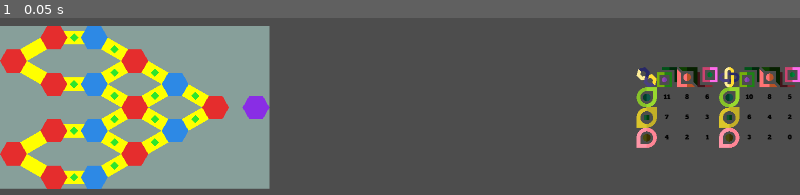
Above: before the commit, frame 1.
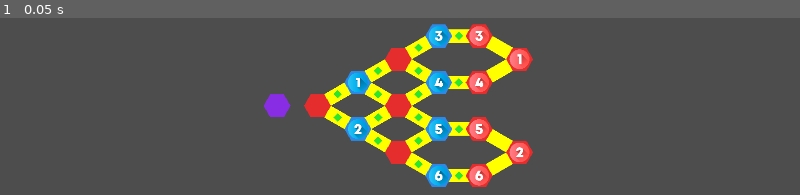
Above: after the commit, the same moment.

Repository: Pe3Hu/poro
Game: Godot game, scene res://scene/0/game.tscn
Two runs of this game, one before a commit and one after it. Both use one fixed random seed, a clock stepped at 60 frames per second and the inputs below.
Inputs:
- Up to frame 1 (0.05 s): no input

The runs differ from the first frame. In frame 1, 44% of the frame differs, in the area x 0-100%, y 3-97%.

Commit message:
version 0.002
1. Placement of Markers on the starting Spots is implemented.

Diff:
--- /dev/null
+++ b/asset/json/poro_spot.json
@@ -0,0 +1,206 @@
+[
+ {
+  "index": 0,
+  "grid x": 0,
+  "grid y": 3,
+  "left goal": 0
+ },
+ {
+  "index": 1,
+  "grid x": 2,
+  "grid y": 3,
+  "left attack": 0
+ },
+ {
+  "index": 2,
+  "grid x": 6,
+  "grid y": 1,
+  "left attack": 0
+ },
+ {
+  "index": 3,
+  "grid x": 6,
+  "grid y": 3,
+  "left attack": 0
+ },
+ {
+  "index": 4,
+  "grid x": 6,
+  "grid y": 5,
+  "left attack": 0
+ },
+ {
+  "index": 5,
+  "grid x": 10,
+  "grid y": 0,
+  "left attack": 3
+ },
+ {
+  "index": 6,
+  "grid x": 10,
+  "grid y": 2,
+  "left attack": 4
+ },
+ {
+  "index": 7,
+  "grid x": 10,
+  "grid y": 4,
+  "left attack": 5
+ },
+ {
+  "index": 8,
+  "grid x": 10,
+  "grid y": 6,
+  "left attack": 6
+ },
+ {
+  "index": 9,
+  "grid x": 12,
+  "grid y": 1,
+  "left attack": 1
+ },
+ {
+  "index": 10,
+  "grid x": 12,
+  "grid y": 5,
+  "left attack": 2
+ },
+ {
+  "index": 11,
+  "grid x": 4,
+  "grid y": 2,
+  "left defense": 1
+ },
+ {
+  "index": 12,
+  "grid x": 4,
+  "grid y": 4,
+  "left defense": 2
+ },
+ {
+  "index": 13,
+  "grid x": 8,
+  "grid y": 0,
+  "left defense": 3
+ },
+ {
+  "index": 14,
+  "grid x": 8,
+  "grid y": 2,
+  "left defense": 4
+ },
+ {
+  "index": 15,
+  "grid x": 8,
+  "grid y": 4,
+  "left defense": 5
+ },
+ {
+  "index": 16,
+  "grid x": 8,
+  "grid y": 6,
+  "left defense": 6
+ },
+ {
+  "index": 17,
+  "grid x": 12,
+  "grid y": 3,
+  "right goal": 0
+ },
+ {
+  "index": 18,
+  "grid x": 10,
+  "grid y": 3,
+  "right attack": 0
+ },
+ {
+  "index": 19,
+  "grid x": 6,
+  "grid y": 1,
+  "right attack": 0
+ },
+ {
+  "index": 20,
+  "grid x": 6,
+  "grid y": 3,
+  "right attack": 0
+ },
+ {
+  "index": 21,
+  "grid x": 6,
+  "grid y": 5,
+  "right attack": 0
+ },
+ {
+  "index": 22,
+  "grid x": 2,
+  "grid y": 0,
+  "right attack": 3
+ },
+ {
+  "index": 23,
+  "grid x": 2,
+  "grid y": 2,
+  "right attack": 4
+ },
+ {
+  "index": 24,
+  "grid x": 2,
+  "grid y": 4,
+  "right attack": 5
+ },
+ {
+  "index": 25,
+  "grid x": 2,
+  "grid y": 6,
+  "right attack": 6
+ },
+ {
+  "index": 26,
+  "grid x": 0,
+  "grid y": 1,
+  "right attack": 1
+ },
+ {
+  "index": 27,
+  "grid x": 0,
+  "grid y": 5,
+  "right attack": 2
+ },
+ {
+  "index": 28,
+  "grid x": 8,
+  "grid y": 2,
+  "right defense": 1
+ },
+ {
+  "index": 29,
+  "grid x": 8,
+  "grid y": 4,
+  "right defense": 2
+ },
+ {
+  "index": 30,
+  "grid x": 4,
+  "grid y": 0,
+  "right defense": 3
+ },
+ {
+  "index": 31,
+  "grid x": 4,
+  "grid y": 2,
+  "right defense": 4
+ },
+ {
+  "index": 32,
+  "grid x": 4,
+  "grid y": 4,
+  "right defense": 5
+ },
+ {
+  "index": 33,
+  "grid x": 4,
+  "grid y": 6,
+  "right defense": 6
+ }
+]
--- a/scene/0/game.gd
+++ b/scene/0/game.gd
@@ -1,8 +1,8 @@
 extends Node
 
 
-@onready var cradle = $Cradle
-@onready var championship = $Championship
+@onready var cradle = $Sketch/HBox/Cradle
+@onready var championship = $Sketch/HBox/Championship
 
 
 func _ready() -> void:
--- a/scene/0/game.tscn
+++ b/scene/0/game.tscn
@@ -15,18 +15,31 @@
 
 [node name="FPS" type="Label" parent="."]
 visible = false
-layout_mode = 0
-offset_right = 40.0
-offset_bottom = 23.0
+layout_mode = 2
+offset_top = -9.0
+offset_right = 14.0
+offset_bottom = 14.0
 
-[node name="Championship" parent="." instance=ExtResource("3_res75")]
+[node name="Sketch" type="MarginContainer" parent="."]
 layout_mode = 1
-anchors_preset = 4
+anchors_preset = 8
+anchor_left = 0.5
 anchor_top = 0.5
+anchor_right = 0.5
 anchor_bottom = 0.5
+offset_left = -20.0
 offset_top = -20.0
+offset_right = 20.0
 offset_bottom = 20.0
+grow_horizontal = 2
 grow_vertical = 2
 
-[node name="Cradle" parent="." instance=ExtResource("2_675c0")]
-layout_mode = 1
+[node name="HBox" type="HBoxContainer" parent="Sketch"]
+layout_mode = 2
+alignment = 1
+
+[node name="Championship" parent="Sketch/HBox" instance=ExtResource("3_res75")]
+layout_mode = 2
+
+[node name="Cradle" parent="Sketch/HBox" instance=ExtResource("2_675c0")]
+layout_mode = 2
--- a/scene/1/aspect.gd
+++ b/scene/1/aspect.gd
@@ -67,8 +67,8 @@
 				input.value = description[predisposition].states[input.state][input.effort]
 			else:
 				var reflection = gladiator.get(Global.dict.aspect.reflection[title])
-				var primary = reflection.get_performance(input.state, input.effort).get_value()
-				input.value = description[10].states[input.state][input.effort] - primary
+				var primary_ = reflection.get_performance(input.state, input.effort).get_value()
+				input.value = description[10].states[input.state][input.effort] - primary_
 
 			performance.set_attributes(input)
 
--- a/scene/1/cradle.gd
+++ b/scene/1/cradle.gd
@@ -13,7 +13,7 @@
 
 
 func init_teams() -> void:
-	for _i in 1:
+	for _i in 2:
 		var input = {}
 		input.cradle = self
 
--- a/scene/1/gladiator.gd
+++ b/scene/1/gladiator.gd
@@ -5,6 +5,7 @@
 @onready var dexterity = $Aspects/Dexterity
 
 var team = null
+var marker = null
 var rank = null
 var predispositions = {}
 
--- a/scene/1/team.gd
+++ b/scene/1/team.gd
@@ -4,16 +4,24 @@
 @onready var gladiators = $Gladiators
 
 var cradle = null
+var stadium = null
+var status = null
+var role = null
+var mains = []
+var substitutes = []
+var arrangements = {}
 
 
 func set_attributes(input_: Dictionary) -> void:
 	cradle  = input_.cradle
 
 	init_gladiators()
+	init_arrangements()
+	fill_main_gladiators()
 
 
 func init_gladiators() -> void:
-	for _i in 1:
+	for _i in Global.num.team.markers:
 		var input = {}
 		input.team = self
 		input.rank = 0
@@ -25,3 +33,35 @@
 		var gladiator = Global.scene.gladiator.instantiate()
 		gladiators.add_child(gladiator)
 		gladiator.set_attributes(input)
+
+
+func init_arrangements() -> void:
+	for side in Global.arr.side:
+		arrangements[side] = {}
+
+		for role in Global.arr.role:
+			arrangements[side][role] = {}
+
+			for _i in Global.num.team.markers:
+				for _j in Global.dict.spot.index:
+					var description = Global.dict.spot.index[_j]
+					#print(description)
+					if description.side == side and description.role == role and description.order == _i + 1:
+						arrangements[side][role][_i + 1] = description.grid
+						break
+
+
+func fill_main_gladiators() -> void:
+	for gladiator in gladiators.get_children():
+		mains.append(gladiator)
+
+
+func switch_role() -> void:
+	if role == null:
+		match status:
+			"keeper":
+				role = "defense"
+			"guest":
+				role = "attack"
+	else:
+		role = Global.dict.mirror.role[role]
--- a/scene/1/team.tscn
+++ b/scene/1/team.tscn
@@ -26,6 +26,7 @@
 layout_mode = 2
 theme_override_styles/panel = SubResource("StyleBoxFlat_7paps")
 
-[node name="Gladiators" type="HBoxContainer" parent="."]
+[node name="Gladiators" type="VBoxContainer" parent="."]
+visible = false
 layout_mode = 2
 alignment = 1
--- /dev/null
+++ b/scene/2/encounter.gd
@@ -0,0 +1 @@
+extends MarginContainer
--- /dev/null
+++ b/scene/2/encounter.tscn
@@ -0,0 +1,27 @@
+[gd_scene load_steps=3 format=3 uid="uid://hetf20d6go8n"]
+
+[ext_resource type="Script" path="res://scene/2/encounter.gd" id="1_32f62"]
+
+[sub_resource type="StyleBoxFlat" id="StyleBoxFlat_7paps"]
+
+[node name="Encounter" type="MarginContainer"]
+custom_minimum_size = Vector2(5, 5)
+anchors_preset = 8
+anchor_left = 0.5
+anchor_top = 0.5
+anchor_right = 0.5
+anchor_bottom = 0.5
+offset_left = -20.0
+offset_top = -20.0
+offset_right = 20.0
+offset_bottom = 20.0
+grow_horizontal = 2
+grow_vertical = 2
+size_flags_horizontal = 4
+size_flags_vertical = 4
+script = ExtResource("1_32f62")
+
+[node name="BG" type="Panel" parent="."]
+visible = false
+layout_mode = 2
+theme_override_styles/panel = SubResource("StyleBoxFlat_7paps")
--- a/scene/2/field.gd
+++ b/scene/2/field.gd
@@ -4,6 +4,7 @@
 @onready var spots = $Spots
 @onready var clashs = $Clashs
 @onready var paths = $Paths
+@onready var markers = $Markers
 
 var stadium = null
 var grids = {}
@@ -12,66 +13,36 @@
 
 func set_attributes(input_: Dictionary) -> void:
 	stadium = input_.stadium
+	side = "left"
 
 	init_grids()
 	init_spots()
 	init_clashs()
 	init_paths()
+	init_markers()
+	place_markers()
 
 	custom_minimum_size = Vector2(Global.num.field.cols + 1.0 / 3, Global.num.field.rows) * Global.vec.size.spot
 	spots.position += Vector2(Global.num.spot.w, Global.num.spot.h) * 0.5
-
-	var spot = grids.spots[Vector2(10, 3)]
-
-	var side = "right"
-
-#	for side_ in spot.clashs:
-#		if side_ == side:
-#			for clash in spot.clashs[side_]:
-#				var opponent = spot.clashs[side_][clash]
-#				opponent.visible = false
+	#markers.position += Vector2(Global.num.spot.w, Global.num.spot.h) * 0.5
 
 	set_visible_side(side)
 
 
 func init_grids() -> void:
 	grids = {}
-	grids.spots = {}
-	grids.left = {}
-	grids.left.goal = Vector2(0, 3)
-	grids.left.attacks = []
-	grids.left.attacks.append(Vector2(2, 3))
-	grids.left.attacks.append(Vector2(6, 1))
-	grids.left.attacks.append(Vector2(6, 3))
-	grids.left.attacks.append(Vector2(6, 5))
-	grids.left.attacks.append(Vector2(10, 0))
-	grids.left.attacks.append(Vector2(10, 2))
-	grids.left.attacks.append(Vector2(10, 4))
-	grids.left.attacks.append(Vector2(10, 6))
-	grids.left.attacks.append(Vector2(12, 1))
-	grids.left.attacks.append(Vector2(12, 5))
-	grids.left.defenses = []
-	grids.left.defenses.append(Vector2(4, 2))
-	grids.left.defenses.append(Vector2(4, 4))
-	grids.left.defenses.append(Vector2(8, 0))
-	grids.left.defenses.append(Vector2(8, 2))
-	grids.left.defenses.append(Vector2(8, 4))
-	grids.left.defenses.append(Vector2(8, 6))
+	grids.spot = {}
 
-	grids.right = {}
-	var center = Vector2(6, 3)
+	for index in Global.dict.spot.index:
+		var description = Global.dict.spot.index[index]
 
-	for key in grids.left:
-		if key == "goal":
-			grids.right[key] = center + (center - grids.left[key])
-		else:
-			grids.right[key] = []
+		if !grids.has(description.side):
+			grids[description.side] = {}
 
-			for _i in grids.left[key].size():
-				var vector = grids.left[key][_i]
-				var x = center.x + (center.x - grids.left[key][_i].x)
-				var grid = Vector2(x, vector.y)
-				grids.right[key].append(grid)
+		if !grids[description.side].has(description.role):
+			grids[description.side][description.role] = []
+
+		grids[description.side][description.role].append(description.grid)
 
 
 func init_spots() -> void:
@@ -87,14 +58,14 @@
 
 
 func init_clashs() -> void:
-	for side in Global.dict.clash.side:
-		for data in Global.dict.clash.side[side]:
+	for side_ in Global.dict.clash.side:
+		for data in Global.dict.clash.side[side_]:
 			var input = {}
 			input.field = self
-			input.side = side
+			input.side = side_
 			input.spots = {}
-			input.spots.attack = grids.spots[data.attack]
-			input.spots.defense = grids.spots[data.defense]
+			input.spots.attack = grids.spot[data.attack]
+			input.spots.defense = grids.spot[data.defense]
 
 			var clash = Global.scene.clash.instantiate()
 			clashs.add_child(clash)
@@ -102,19 +73,38 @@
 
 
 func init_paths() -> void:
-	for side in Global.dict.path.side:
-		for grids_ in Global.dict.path.side[side]:
+	for side_ in Global.dict.path.side:
+		for grids_ in Global.dict.path.side[side_]:
 			var input = {}
 			input.field = self
-			input.side = side
+			input.side = side_
 			input.spots = []
 
 			for grid in grids_:
-				input.spots.append(grids.spots[grid])
+				input.spots.append(grids.spot[grid])
 
 			var path = Global.scene.path.instantiate()
 			paths.add_child(path)
 			path.set_attributes(input)
+
+
+func init_markers() -> void:
+	for team in stadium.teams:
+		for _i in team.mains.size():
+			var input = {}
+			input.field = self
+			input.order = _i + 1
+			input.gladiator = team.mains[_i]
+
+			var marker = Global.scene.marker.instantiate()
+			markers.add_child(marker)
+			marker.set_attributes(input)
+
+
+func place_markers() -> void:
+	for team in stadium.teams:
+		for _i in team.mains.size():
+			var marker = team.mains[_i].marker
 
 
 func set_visible_side(side_: String) -> void:
@@ -126,3 +116,10 @@
 
 	for path in paths.get_children():
 		path.visible = path.side == side_
+
+
+#func get_spot_based_on_grid() -> Polygon2D:
+#	var spot = null
+#
+#
+#	return spot
--- a/scene/2/field.tscn
+++ b/scene/2/field.tscn
@@ -20,6 +20,7 @@
 script = ExtResource("1_0hbps")
 
 [node name="BG" type="Panel" parent="."]
+visible = false
 layout_mode = 2
 theme_override_styles/panel = SubResource("StyleBoxFlat_m51nc")
 
@@ -28,3 +29,5 @@
 [node name="Spots" type="Node2D" parent="."]
 
 [node name="Clashs" type="Node2D" parent="."]
+
+[node name="Markers" type="Node2D" parent="."]
--- a/scene/2/marker.gd
+++ b/scene/2/marker.gd
@@ -1,38 +1,33 @@
-extends MarginContainer
+extends Sprite2D
 
 
-@onready var icon = $Icon
-
-var stadium = null
+var field = null
 var gladiator = null
-var grid = null
+var spot = null
+var order = null
 
 
 func set_attributes(input_: Dictionary) -> void:
-	#gladiator = input_.gladiator
-	stadium = input_.stadium
+	set_gladiator(input_.gladiator)
+	field = input_.field
+	order = input_.order
+
+	var path = "res://asset/png/icon/marker/" + gladiator.team.status + " " + str(order) + ".png"
+	#var image = Image.load_from_file(path)
+	#texture = ImageTexture.create_from_image(image)
+	#texture.set_size_override(Global.vec.size.marker)
+	texture = load(path)
+	scale = Global.vec.size.marker / Vector2(texture.get_width(), texture.get_height())
 
 
-	var input = {}
-	input.type = "marker"
-	input.subtype = "blue" + " " + "1"
-	icon.set_attributes(input)
-	icon.custom_minimum_size = Vector2(Global.vec.size.marker)
-	#position = Vector2.ONE * -12
-	set_grid(input_.grid)
+func set_gladiator(gladiator_: MarginContainer) -> void:
+	if gladiator != null:
+		gladiator.marker = null
+
+	gladiator = gladiator_
+	gladiator.marker = self
 
 
-func set_grid(grid_: Vector2) -> void:
-	grid = grid_
-
-	#position = stadium.left.map_to_local(grid)
-	#position = stadium.left.local_to_map(grid) * stadium.scale
-
-	#position = grid * stadium.cell# + stadium.offset
-	#position = (grid + Vector2.ONE * 0.5) * stadium.cell + stadium.offset
-	#position.x = grid.x * stadium.cell.x
-	#position.y = grid.y * stadium.cell.y
-	#position += stadium.offset
-	#position -= Vector2(Global.vec.size.marker) * 0.5
-	position = Vector2()
-	pass
+func set_spot(spot_: Polygon2D) -> void:
+	spot = spot_
+	position = spot.center
--- a/scene/2/marker.tscn
+++ b/scene/2/marker.tscn
@@ -1,31 +1,9 @@
-[gd_scene load_steps=4 format=3 uid="uid://dqbqlw421o0j4"]
+[gd_scene load_steps=3 format=3 uid="uid://dqbqlw421o0j4"]
 
 [ext_resource type="Script" path="res://scene/2/marker.gd" id="1_vdygp"]
-[ext_resource type="PackedScene" uid="uid://ciw38iqel0v5a" path="res://scene/0/icon.tscn" id="2_jvjqn"]
 
-[sub_resource type="StyleBoxFlat" id="StyleBoxFlat_7paps"]
+[sub_resource type="ImageTexture" id="ImageTexture_b3u83"]
 
-[node name="Marker" type="MarginContainer"]
-custom_minimum_size = Vector2(5, 5)
-anchors_preset = 8
-anchor_left = 0.5
-anchor_top = 0.5
-anchor_right = 0.5
-anchor_bottom = 0.5
-offset_left = -20.0
-offset_top = -20.0
-offset_right = 20.0
-offset_bottom = 20.0
-grow_horizontal = 2
-grow_vertical = 2
-size_flags_horizontal = 4
-size_flags_vertical = 4
+[node name="Marker" type="Sprite2D"]
+texture = SubResource("ImageTexture_b3u83")
 script = ExtResource("1_vdygp")
-
-[node name="BG" type="Panel" parent="."]
-visible = false
-layout_mode = 2
-theme_override_styles/panel = SubResource("StyleBoxFlat_7paps")
-
-[node name="Icon" parent="." instance=ExtResource("2_jvjqn")]
-layout_mode = 2
--- a/scene/2/spot.gd
+++ b/scene/2/spot.gd
@@ -17,7 +17,7 @@
 		queue_free()
 		return
 
-	field.grids.spots[grid] = self
+	field.grids.spot[grid] = self
 	init_vertexs()
 	set_color_based_on_side("right")
 
@@ -47,13 +47,13 @@
 
 func remove_check() -> bool:
 	for side in Global.arr.side:
-		if field.grids[side].goal == grid:
+		if field.grids[side].goal.front() == grid:
 			return false
 
-		if field.grids[side].attacks.has(grid):
+		if field.grids[side].attack.has(grid):
 			return false
 
-		if field.grids[side].defenses.has(grid):
+		if field.grids[side].defense.has(grid):
 			return false
 
 	return true
@@ -62,17 +62,17 @@
 func set_color_based_on_side(side_: String) -> void:
 	visible = true
 
-	if field.grids[side_].goal == grid:
+	if field.grids[side_].goal.front() == grid:
 		color = Global.color.spot.goal
 		#print("goal")
 		return
 
-	if field.grids[side_].attacks.has(grid):
+	if field.grids[side_].attack.has(grid):
 		#print("attack")
 		color = Global.color.spot.attack
 		return
 
-	if field.grids[side_].defenses.has(grid):
+	if field.grids[side_].defense.has(grid):
 		#print("defense")
 		color = Global.color.spot.defense
 		return
--- a/scene/2/stadium.gd
+++ b/scene/2/stadium.gd
@@ -1,36 +1,58 @@
 extends MarginContainer
 
 
-@onready var field = $Field
-@onready var markers = $Markers
+@onready var hbox = $HBox
+@onready var field = $HBox/VBox/Field
+@onready var encounter = $HBox/VBox/Encounter
+
 
 var tournament = null
-var cell = null
-var offset = null
+var teams = []
+var keeper = null
+var guest = null
 
 
 func set_attributes(input_: Dictionary) -> void:
-	tournament  = input_.tournament
+	tournament = input_.tournament
+
+	for team in input_.teams:
+		add_team(team)
 
 	var input = {}
 	input.stadium = self
 	field.set_attributes(input)
-	#cell.y = cell.x * sqrt(3) / 2
-	offset = Vector2()#Vector2(cell.x * 0.125, cell.y * 0.25)#9.0 / 32
 
-	#var input = {}
-	input.stadium = self
-	input.gladiator = null
-	input.grid = Vector2(0, 0)
-	#var cells = left.get_used_cells(0)
-	#var a = left.map_to_local(input.grid)
-	#var b = Vector2.to_global(a)
-	#print(cell)
-	#add_marker(input)
+	switch_roles()
+	switch_roles()
+	markers_walkout()
 
 
-func add_marker(input_: Dictionary) -> void:
-	var marker = Global.scene.marker.instantiate()
-	markers.add_child(marker)
-	marker.set_attributes(input_)
-	print(marker.position)
+func add_team(team_: MarginContainer) -> void:
+	team_.cradle.teams.remove_child(team_)
+	hbox.add_child(team_)
+
+	if teams.is_empty():
+		keeper = team_
+		team_.status = "keeper"
+		hbox.move_child(team_, 0)
+	else:
+		guest = team_
+		team_.status = "guest"
+
+	teams.append(team_)
+	team_.stadium = self
+
+
+func switch_roles() -> void:
+	for team in teams:
+		team.switch_role()
+
+
+func markers_walkout() -> void:
+	for team in teams:
+		var arrangements = team.arrangements[field.side][team.role]
+
+		for gladiator in team.mains:
+			var grid = arrangements[gladiator.marker.order]
+			var spot = field.grids.spot[grid]
+			gladiator.marker.set_spot(spot)
--- a/scene/2/stadium.tscn
+++ b/scene/2/stadium.tscn
@@ -1,7 +1,8 @@
-[gd_scene load_steps=4 format=3 uid="uid://cufbv6lhirrcv"]
+[gd_scene load_steps=5 format=3 uid="uid://cufbv6lhirrcv"]
 
 [ext_resource type="Script" path="res://scene/2/stadium.gd" id="1_5sxjt"]
 [ext_resource type="PackedScene" uid="uid://dgldxp78jbgie" path="res://scene/2/field.tscn" id="3_1rkxa"]
+[ext_resource type="PackedScene" uid="uid://hetf20d6go8n" path="res://scene/2/encounter.tscn" id="3_g0kot"]
 
 [sub_resource type="StyleBoxFlat" id="StyleBoxFlat_7paps"]
 
@@ -20,10 +21,16 @@
 layout_mode = 2
 theme_override_styles/panel = SubResource("StyleBoxFlat_7paps")
 
-[node name="Field" parent="." instance=ExtResource("3_1rkxa")]
+[node name="HBox" type="HBoxContainer" parent="."]
+layout_mode = 2
+alignment = 1
+
+[node name="VBox" type="VBoxContainer" parent="HBox"]
+layout_mode = 2
+alignment = 1
+
+[node name="Field" parent="HBox/VBox" instance=ExtResource("3_1rkxa")]
 layout_mode = 2
 
-[node name="Markers" type="Control" parent="."]
+[node name="Encounter" parent="HBox/VBox" instance=ExtResource("3_g0kot")]
 layout_mode = 2
-size_flags_horizontal = 4
-size_flags_vertical = 4
--- a/scene/2/tournament.gd
+++ b/scene/2/tournament.gd
@@ -16,6 +16,9 @@
 	for _i in 1:
 		var input = {}
 		input.tournament = self
+		input.teams = []
+		input.teams.append(Global.node.game.cradle.teams.get_child(0))
+		input.teams.append(Global.node.game.cradle.teams.get_child(1))
 
 		var stadium = Global.scene.stadium.instantiate()
 		stadiums.add_child(stadium)
--- a/script/Global.gd
+++ b/script/Global.gd
@@ -28,6 +28,8 @@
 	arr.effort = ["peak", "normal", "minimum"]
 	arr.aspect = ["strength", "dexterity"]
 	arr.side = ["left", "right"]
+	arr.role = ["attack", "defense"]
+	arr.status = ["keeper", "guest"]
 
 
 func init_num() -> void:
@@ -45,12 +47,32 @@
 	num.anchor = {}
 	num.anchor.r = num.spot.r / 3
 
+	num.team = {}
+	num.team.markers = 6
+
 
 func init_dict() -> void:
 	init_neighbor()
+	init_mirror()
 	init_aspect()
+	init_spot()
 	init_clash()
 	init_path()
+
+
+func init_mirror() -> void:
+	dict.mirror = {}
+	dict.mirror.role = {}
+	dict.mirror.role["attack"] = "defense"
+	dict.mirror.role["defense"] = "attack"
+
+	dict.mirror.side = {}
+	dict.mirror.side["left"] = "rigth"
+	dict.mirror.side["rigth"] = "left"
+
+#	dict.mirror.role = {}
+#	dict.mirror.role[""] = ""
+#	dict.mirror.role[""] = ""
 
 
 func init_neighbor() -> void:
@@ -164,6 +186,34 @@
 					dict.aspect.rank[aspect.rank].predispositions[value].states[state][effort] = ceil(description.states[state][effort] * multiplier)
 
 
+func init_spot() -> void:
+	dict.spot = {}
+	dict.spot.index = {}
+
+	var path = "res://asset/json/poro_spot.json"
+	var array = load_data(path)
+
+	for spot in array:
+		var data = {}
+		data.grid = Vector2()
+
+		for key in spot:
+			if key != "index":
+				var words = []
+				words = key.split(" ")
+
+				if words.has("grid"):
+					data.grid[words[1]] = spot[key]
+
+					data[words[0]][words[1]] = spot[key]
+				else:
+					data.side = words[0]
+					data.role = words[1]
+					data.order = spot[key]
+
+		dict.spot.index[spot.index] = data
+
+
 func init_clash() -> void:
 	dict.clash = {}
 	dict.clash.side = {}
@@ -242,15 +292,13 @@
 
 
 
-
-
 func init_vec():
 	vec.size = {}
 	vec.size.letter = Vector2(20, 20)
 	vec.size.icon = Vector2(48, 48)
 	vec.size.number = Vector2(5, 32)
 
-	vec.size.marker = Vector2(64, 64) * 4
+	vec.size.marker = Vector2(64, 64) * 0.75
 	vec.size.spot = Vector2(num.spot.w * 0.75, num.spot.h)
 
 	init_window_size()
Renamed: asset/png/icon/marker/blue 1.png -> asset/png/icon/marker/guest 1.png
Not shown, changed: asset/png/icon/marker/guest 1.png.import
Renamed: asset/png/icon/marker/blue 2.png -> asset/png/icon/marker/guest 2.png
Not shown, changed: asset/png/icon/marker/guest 2.png.import
Renamed: asset/png/icon/marker/blue 3.png -> asset/png/icon/marker/guest 3.png
Not shown, changed: asset/png/icon/marker/guest 3.png.import
Renamed: asset/png/icon/marker/blue 4.png -> asset/png/icon/marker/guest 4.png
Not shown, changed: asset/png/icon/marker/guest 4.png.import
Renamed: asset/png/icon/marker/blue 5.png -> asset/png/icon/marker/guest 5.png
Not shown, changed: asset/png/icon/marker/guest 5.png.import
Renamed: asset/png/icon/marker/blue 6.png -> asset/png/icon/marker/guest 6.png
Not shown, changed: asset/png/icon/marker/guest 6.png.import
(and 12 more such lines)
